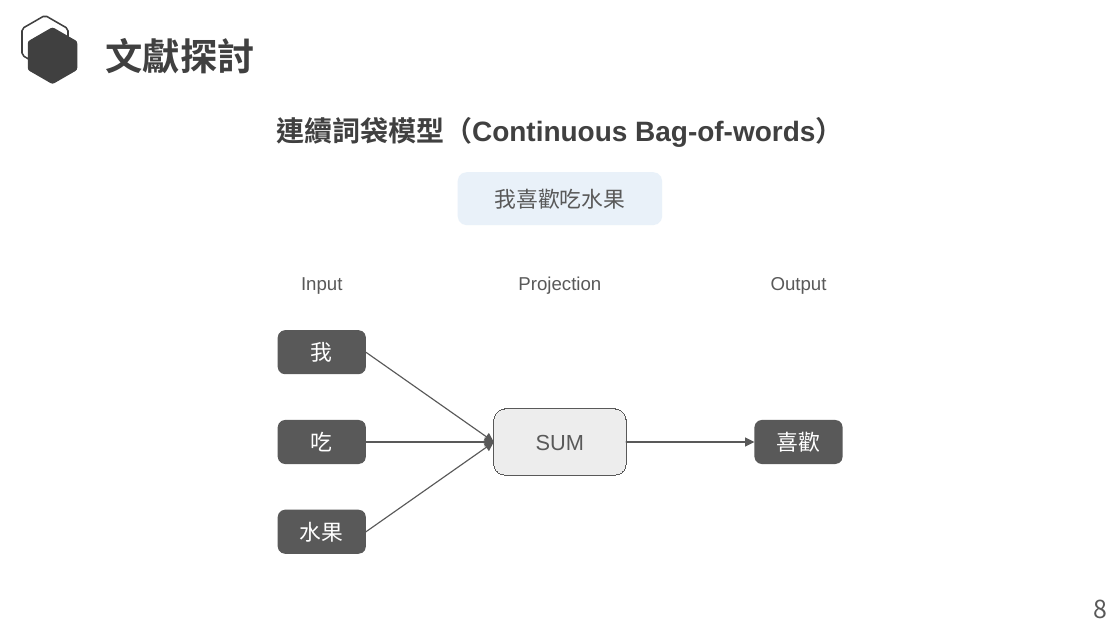
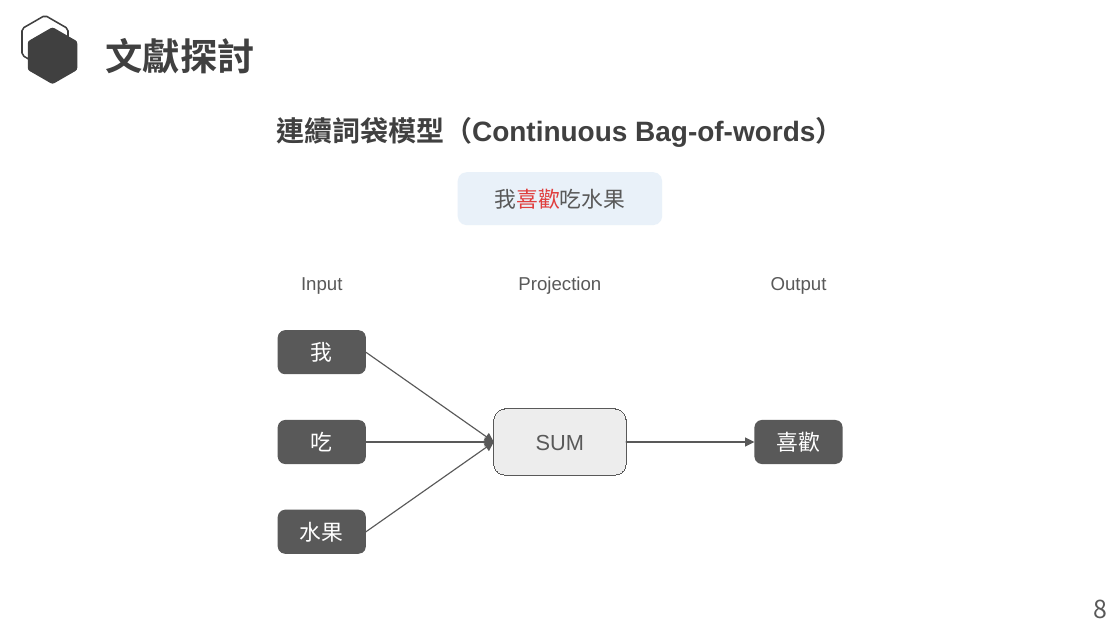
Before and after one commit to Lcwei-0708/lcwei-0708.github.io, a slide deck: slide 8 of data/paper/深度神經網路於中文斷詞之研究/深度神經網路於中文斷詞之研究.pptx (slide 10 before the commit). Drawn at 1120x630 pixels with LibreOffice and Linux fonts; fonts in the diff are those of the drawing. Boxes give left, top, right and bottom in pixels: in the first picture for what was removed or moved away, otherwise in the second. Text is boxed around its words. In the diff, an @@ line names an element or a change of style, - is before the commit and + after.

```diff
--- a/data/paper/深度神經網路於中文斷詞之研究/深度神經網路於中文斷詞之研究.pptx
+++ b/data/paper/深度神經網路於中文斷詞之研究/深度神經網路於中文斷詞之研究.pptx
@@ text "我喜歡吃水果" at (494, 188, 625, 209): text colour #595959 to #E03E3E in "我喜歡吃水果" @@
```
Also in this commit, not shown: 10 other slides changed, 13 slides added, 6 slides removed.
